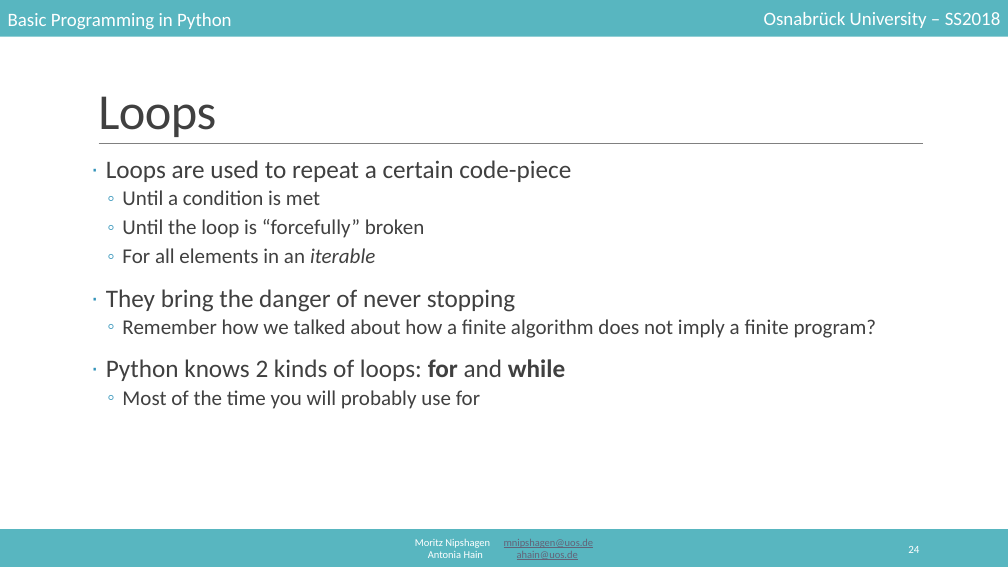
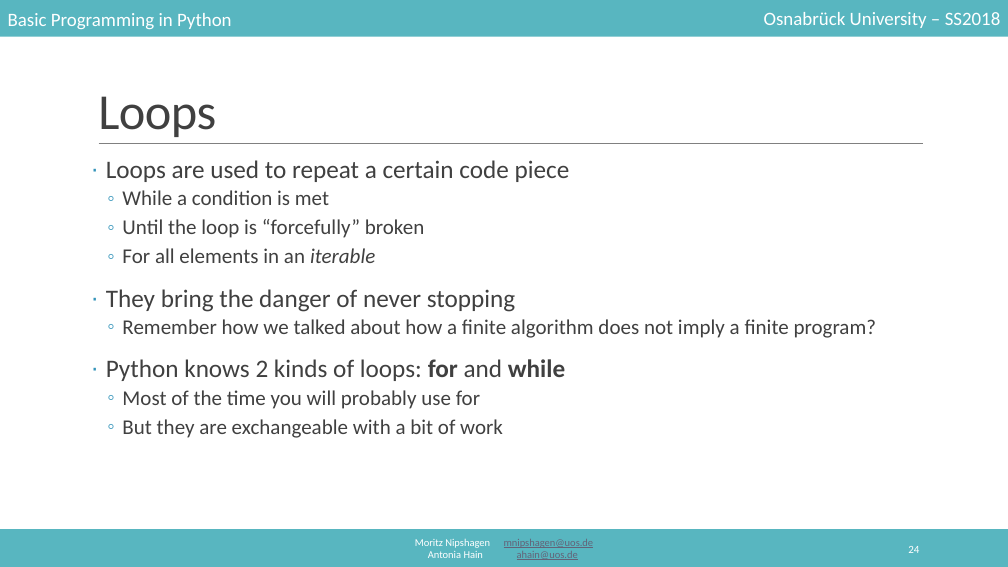
Before and after one commit to mnipshagen/monty, a slide deck: slide 24 of 2018/03/control_structures.pptx. Drawn at 1008x567 pixels with LibreOffice and Linux fonts; fonts in the diff are those of the drawing. Boxes give left, top, right and bottom in pixels: in the first picture for what was removed or moved away, otherwise in the second. Text is boxed around its words. In the diff, an @@ line names an element or a change of style, - is before the commit and + after.

```diff
--- a/2018/03/control_structures.pptx
+++ b/2018/03/control_structures.pptx
@@ text at (106, 160, 570, 205): text changed @@
-· Loops are used to repeat a certain code-piece
-  ◦ Until a condition is met
+· Loops are used to repeat a certain code piece
+  ◦ While a condition is met
@@ text at (122, 419, 503, 438): paragraph added @@
+  ◦ But they are exchangeable with a bit of work
```
Also in this commit, not shown: 18 other slides changed, 6 slides added, 5 other files.
